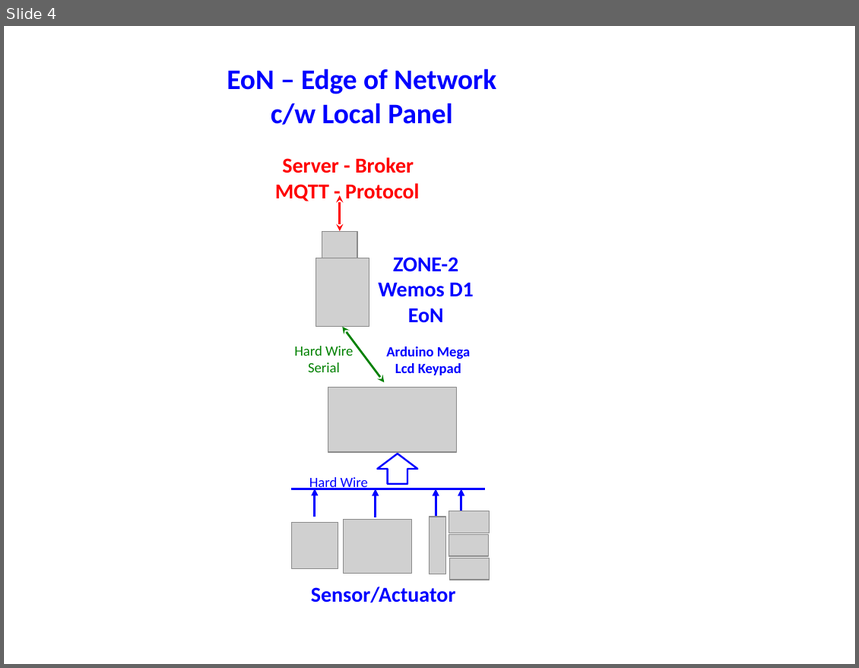
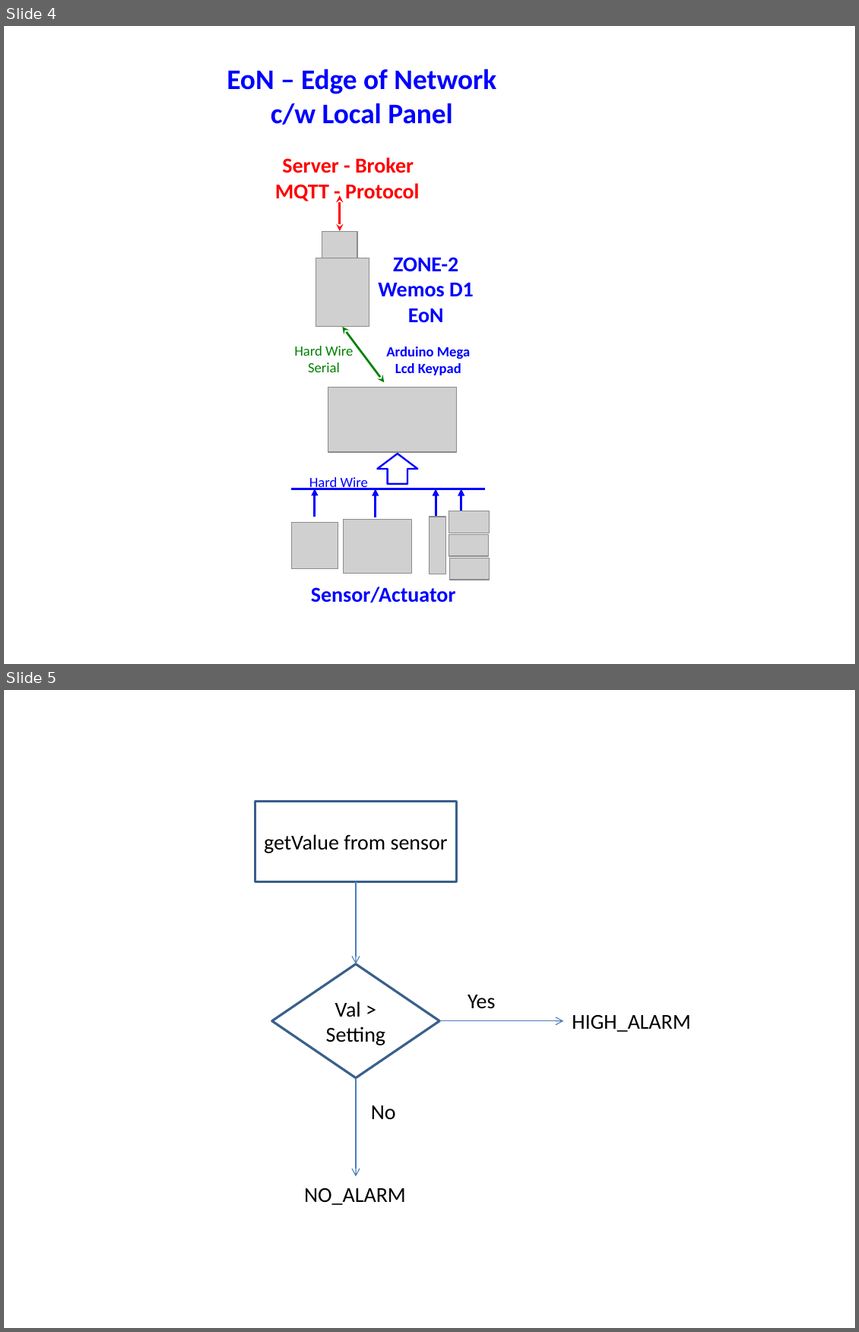
Before and after one commit to slametsampon/WFPS, a slide deck: resources/WFPS.pptx. Shown one above the other, each under a label of ours: slide 4 before the commit, slides 4 and 5 after it. The pictures are 859x668 and 859x1332 pixels, drawn with LibreOffice and Linux fonts; fonts in the diff are those of the drawing; grey boxes stand for pictures; background and template pictures are left out. Boxes give left, top, right and bottom in pixels: in the first picture for what was removed or moved away, otherwise in the second. Text is boxed around its words. In the diff, an @@ line names an element or a change of style, - is before the commit and + after.

```diff
--- a/resources/WFPS.pptx
+++ b/resources/WFPS.pptx
@@ slide 5 added at box(4, 690, 855, 1328), background picture (left out) @@
@@ rectangle added at box(255, 802, 456, 882), outline #3A5F8C 2 pt, 18 pt, text #000000 @@
+getValue from sensor
@@ arrow added from (356, 882) to (356, 964), #4B7EBC 0.75 pt @@
@@ diamond added at box(272, 964, 439, 1078), outline #3A5F8C 2 pt, 18 pt, text #000000 @@
+Val > Setting
@@ text added at box(468, 995, 495, 1009), 18 pt, text #000000 @@
+Yes
@@ arrow added from (439, 1021) to (563, 1021), #4B7EBC 0.75 pt @@
@@ text added at box(572, 1015, 691, 1032), 18 pt, text #000000 @@
+HIGH_ALARM
@@ arrow added from (356, 1078) to (356, 1177), #4B7EBC 0.75 pt @@
@@ text added at box(371, 1106, 396, 1119), 18 pt, text #000000 @@
+No
@@ text added at box(304, 1189, 406, 1205), 18 pt, text #000000 @@
+NO_ALARM
```
Also in this commit, not shown: 1 other file.
